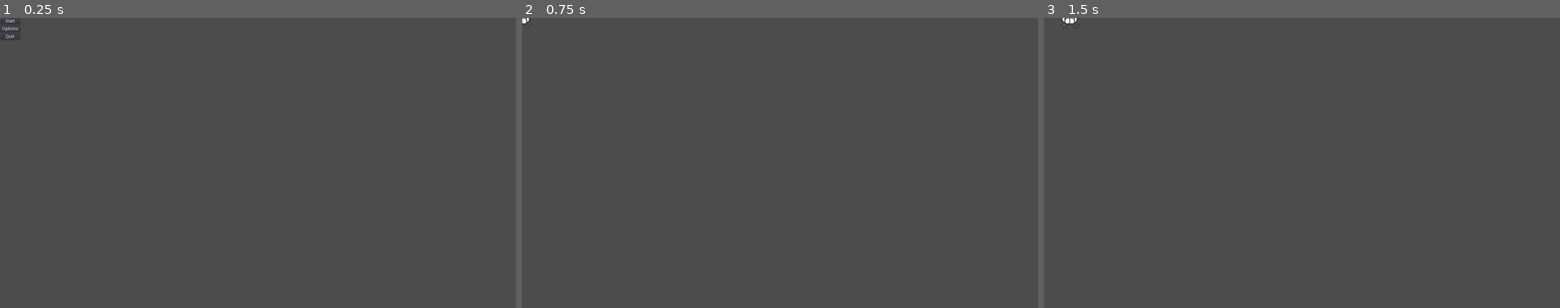
Above: before the commit, frames 1-3 (left to right).
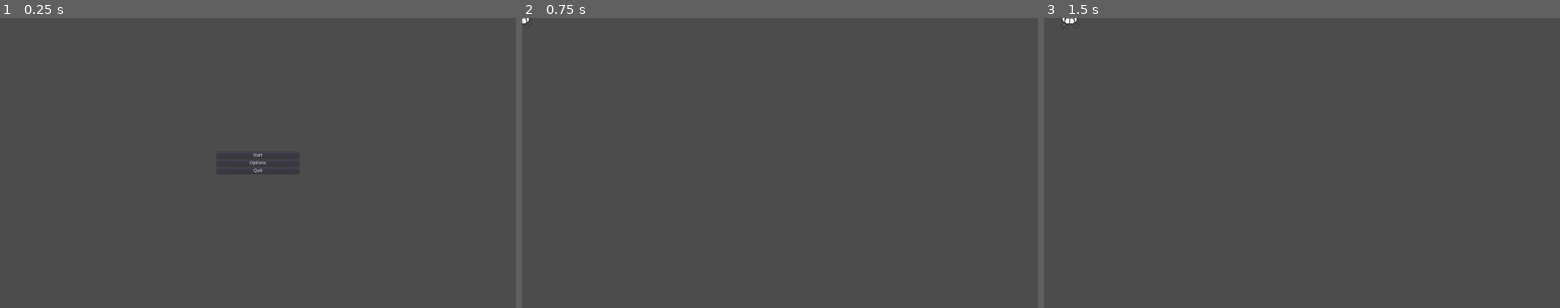
Above: after the commit, the same moments.

Repository: VictorieeMan/Bug-Off-2021
Game: Godot game, scene res://main.tscn
Same seed, same stepped clock (60 frames per second), same inputs: the game is played once before the commit and once after it.
Inputs:
- Up to frame 1 (0.25 s): no input
- Up to frame 2 (0.75 s): click "Start" at 0.5 s
- Up to frame 3 (1.5 s): tap Enter at 1.25 s; hold Right (ui_right) from 1.28 s (still down)

The runs differ from the first frame. In frame 1, less than 0.1% of the frame differs, in the area x 0-52%, y 0-54%; in frame 2, nothing differs; in frame 3, nothing differs.

Commit message:
Added an experimental audiostream to the game
Classic

Diff:
--- a/level_0.tscn
+++ b/level_0.tscn
@@ -1,7 +1,12 @@
-[gd_scene load_steps=2 format=2]
+[gd_scene load_steps=3 format=2]
 
 [ext_resource path="res://player_Area2D.tscn" type="PackedScene" id=1]
+[ext_resource path="res://Assets/The Planets - Mars.mp3" type="AudioStream" id=2]
 
 [node name="level_0" type="Node"]
 
 [node name="player_Area2D" parent="." instance=ExtResource( 1 )]
+
+[node name="AudioStreamPlayer" type="AudioStreamPlayer" parent="."]
+stream = ExtResource( 2 )
+autoplay = true
--- a/menu.tscn
+++ b/menu.tscn
@@ -11,26 +11,32 @@
 }
 
 [node name="VBoxContainer" type="VBoxContainer" parent="."]
-margin_right = 40.0
-margin_bottom = 40.0
+anchor_left = 0.5
+anchor_top = 0.5
+anchor_right = 0.5
+anchor_bottom = 0.5
+margin_left = -128.0
+margin_top = -34.5
+margin_right = 128.0
+margin_bottom = 34.5
 __meta__ = {
 "_edit_use_anchors_": false
 }
 
 [node name="startButton" type="Button" parent="VBoxContainer"]
-margin_right = 63.0
+margin_right = 256.0
 margin_bottom = 20.0
 text = "Start"
 
 [node name="optionsButton" type="Button" parent="VBoxContainer"]
 margin_top = 24.0
-margin_right = 63.0
+margin_right = 256.0
 margin_bottom = 44.0
 text = "Options"
 
 [node name="quitButton" type="Button" parent="VBoxContainer"]
 margin_top = 48.0
-margin_right = 63.0
+margin_right = 256.0
 margin_bottom = 68.0
 text = "Quit"
 
Not shown, added: Assets/@References.txt
Not shown, removed: Assets/References.txt
Not shown, added: Assets/The Planets - Mars.mp3.import
Not shown, added: Assets/The Planets - Mars.mp3
